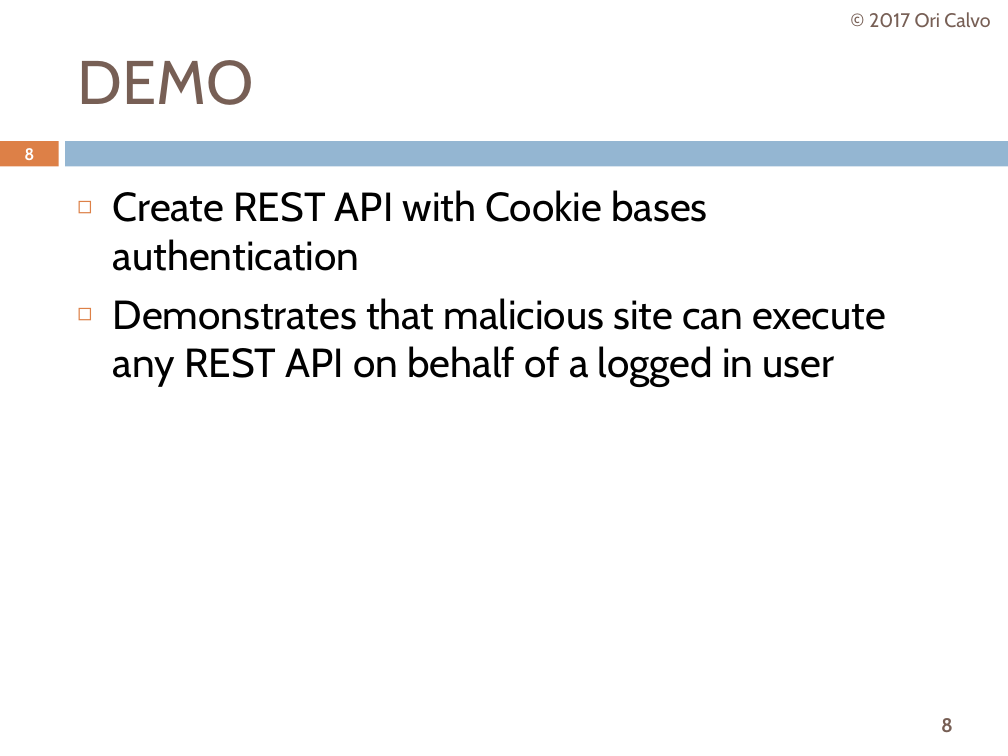
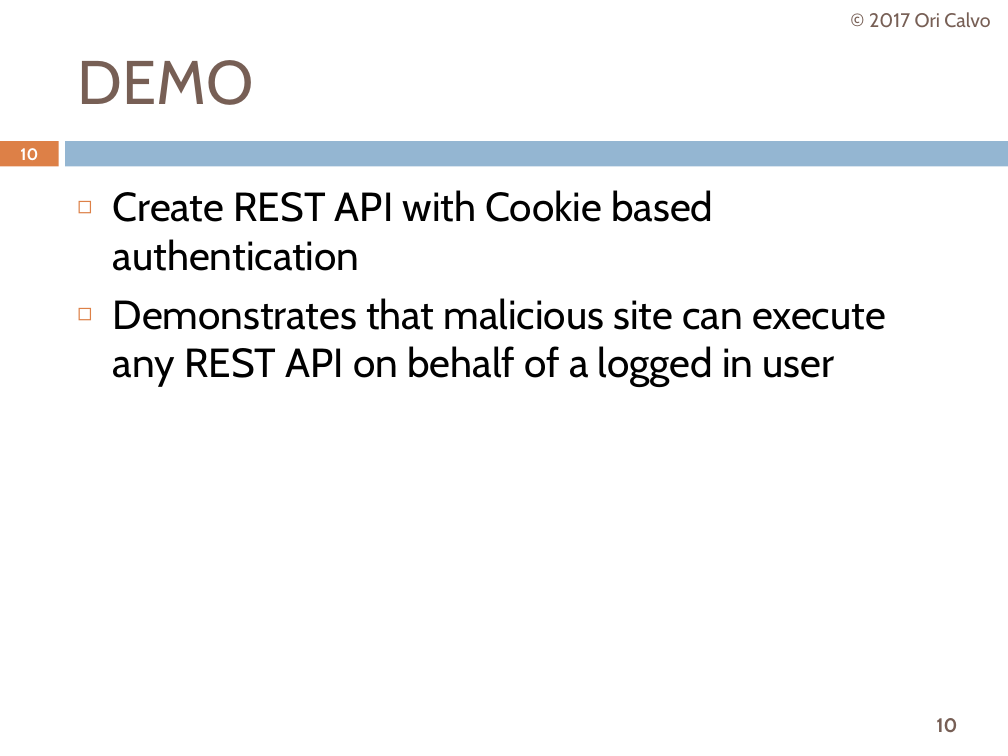
Before and after one commit to oricalvo/course-zap-2017-07, a slide deck: slide 10 of PPTs/02 CSRF & Friends.pptx (slide 8 before the commit). Drawn at 1008x756 pixels with LibreOffice and Linux fonts; fonts in the diff are those of the drawing; background and template pictures are left out. Boxes give left, top, right and bottom in pixels: in the first picture for what was removed or moved away, otherwise in the second. Text is boxed around its words. In the diff, an @@ line names an element or a change of style, - is before the commit and + after.

```diff
--- a/PPTs/02 CSRF & Friends.pptx
+++ b/PPTs/02 CSRF & Friends.pptx
@@ page number at (20, 148, 38, 160): text changed @@
-8
+10
@@ text at (113, 190, 713, 271): text changed @@
-◻ Create REST API with Cookie bases authentication
+◻ Create REST API with Cookie based authentication
@@ page number at (936, 718, 957, 733): text changed @@
-8
+10
```
Also in this commit, not shown: 4 other slides changed, 2 slides added, 44 other files.
